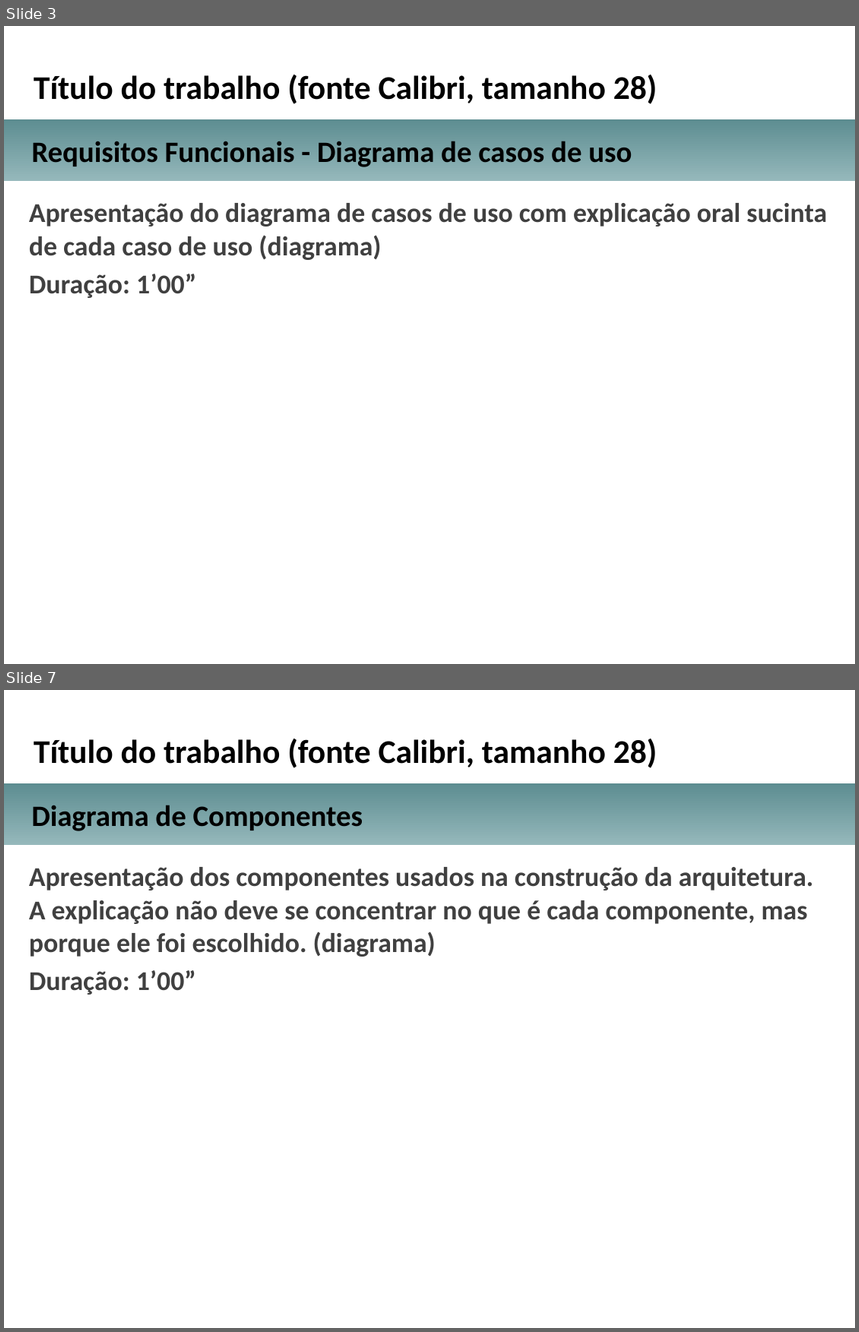
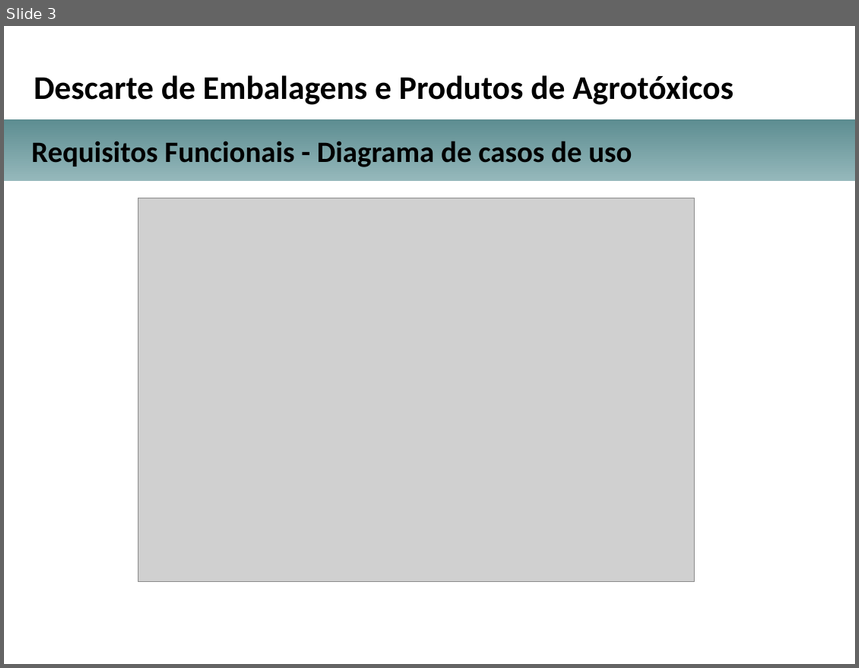
Before and after one commit to michellerodrigues/AgendamentoLambda, a slide deck: docs_tcc/apresentacao_projeto_arquitetural_TCC.pptx. Shown one above the other, each under a label of ours: slides 3 and 7 before the commit, slide 3 after it; the slides between them are not shown. The pictures are 859x1332 and 859x668 pixels, drawn with LibreOffice and Linux fonts; fonts in the diff are those of the drawing; grey boxes stand for pictures; background and template pictures are left out. Boxes give left, top, right and bottom in pixels: in the first picture for what was removed or moved away, otherwise in the second. Text is boxed around its words. In the diff, an @@ line names an element or a change of style, - is before the commit and + after.

```diff
--- a/docs_tcc/apresentacao_projeto_arquitetural_TCC.pptx
+++ b/docs_tcc/apresentacao_projeto_arquitetural_TCC.pptx
@@ slide 7 removed at (4, 690, 855, 1328), background picture (left out) @@
@@ text removed at (34, 739, 658, 768) @@
-Título do trabalho (fonte Calibri, tamanho 28)
@@ rectangle removed at (4, 783, 855, 846) @@
@@ text removed at (31, 805, 363, 831) @@
-Diagrama de Componentes
@@ text removed at (29, 867, 814, 995) @@
-Apresentação dos componentes usados na construção da arquitetura. A explicação não deve se concentrar no que é cada componente, mas porque ele foi escolhido. (diagrama)
-Duração: 1’00”
@@ slide 3 changed as well @@
@@ text at (34, 75, 734, 105): text changed @@
-Título do trabalho (fonte Calibri, tamanho 28)
+Descarte de Embalagens e Produtos de Agrotóxicos
@@ text removed at (29, 203, 827, 298) @@
-Apresentação do diagrama de casos de uso com explicação oral sucinta de cada caso de uso (diagrama)
-Duração: 1’00”
@@ picture added at (138, 198, 694, 582) @@
```
Also in this commit, not shown: 3 other slides changed, 7 slides added, 6 other slides removed, 1 other file.
